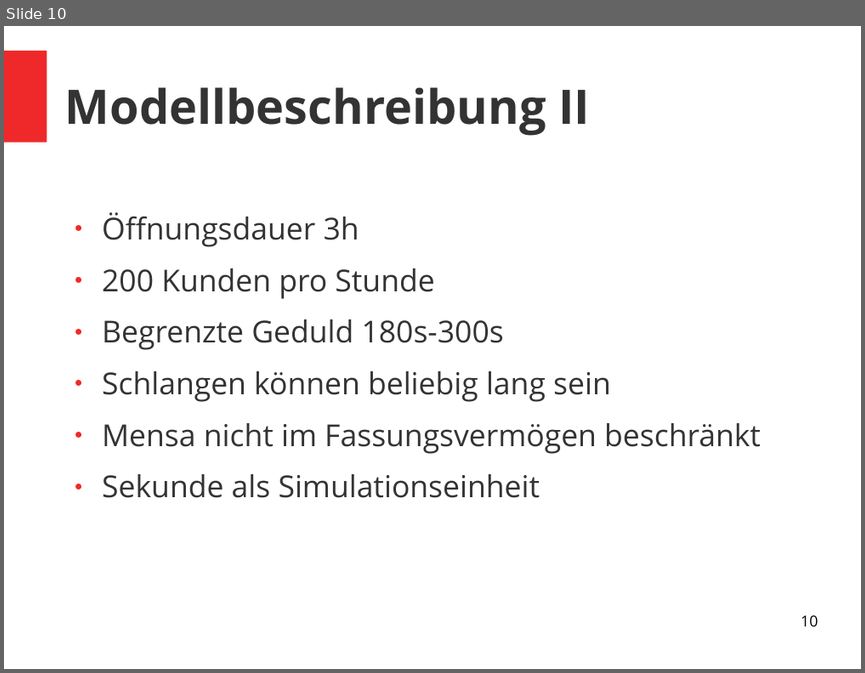
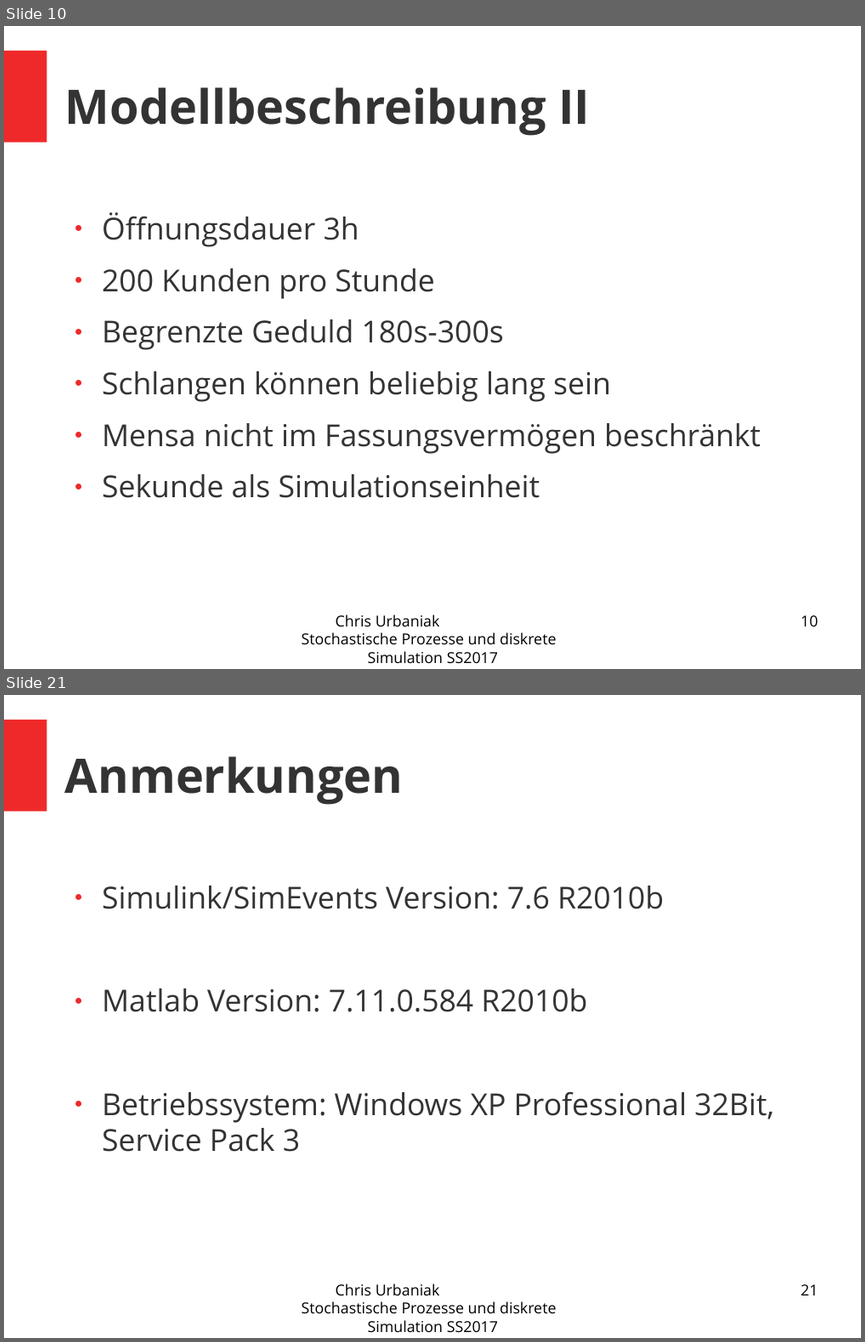
Before and after one commit to nouiteesator/seminar, a slide deck: Präsi.odp. Shown one above the other, each under a label of ours: slide 10 before the commit, slides 10 and 21 after it; the slides between them are not shown. The pictures are 865x673 and 865x1342 pixels, drawn with LibreOffice and Linux fonts; fonts in the diff are those of the drawing. Boxes give left, top, right and bottom in pixels: in the first picture for what was removed or moved away, otherwise in the second. Text is boxed around its words. In the diff, an @@ line names an element or a change of style, - is before the commit and + after.

```diff
--- a/Präsi.odp
+++ b/Präsi.odp
@@ slide 21 added at <box>4,695,861,1338</box>, background #FFFFFF; not listed: 1 template element that a slide beside it also shows @@
@@ title added at <box>65,756,404,805</box>, 44 pt, text #333333, bold @@
+Anmerkungen
@@ text added at <box>102,885,774,1151</box>, 28 pt, text #333333 @@
+● Simulink/SimEvents Version: 7.6 R2010b
+● Matlab Version: 7.11.0.584 R2010b
+● Betriebssystem: Windows XP Professional 32Bit, Service Pack 3
@@ text added at <box>302,1283,556,1332</box>, 14 pt, text #000000 @@
+Chris Urbaniak Stochastische Prozesse und diskrete Simulation SS2017
@@ page number added at <box>800,1284,817,1295</box>, 14 pt, text #000000 @@
+21
@@ slide 10 changed as well @@
@@ text added at <box>302,614,556,663</box>, 14 pt, text #000000 @@
+Chris Urbaniak Stochastische Prozesse und diskrete Simulation SS2017
```
Also in this commit, not shown: 8 other slides changed, 14 other slides added, 1 slide removed, 3 other files.
